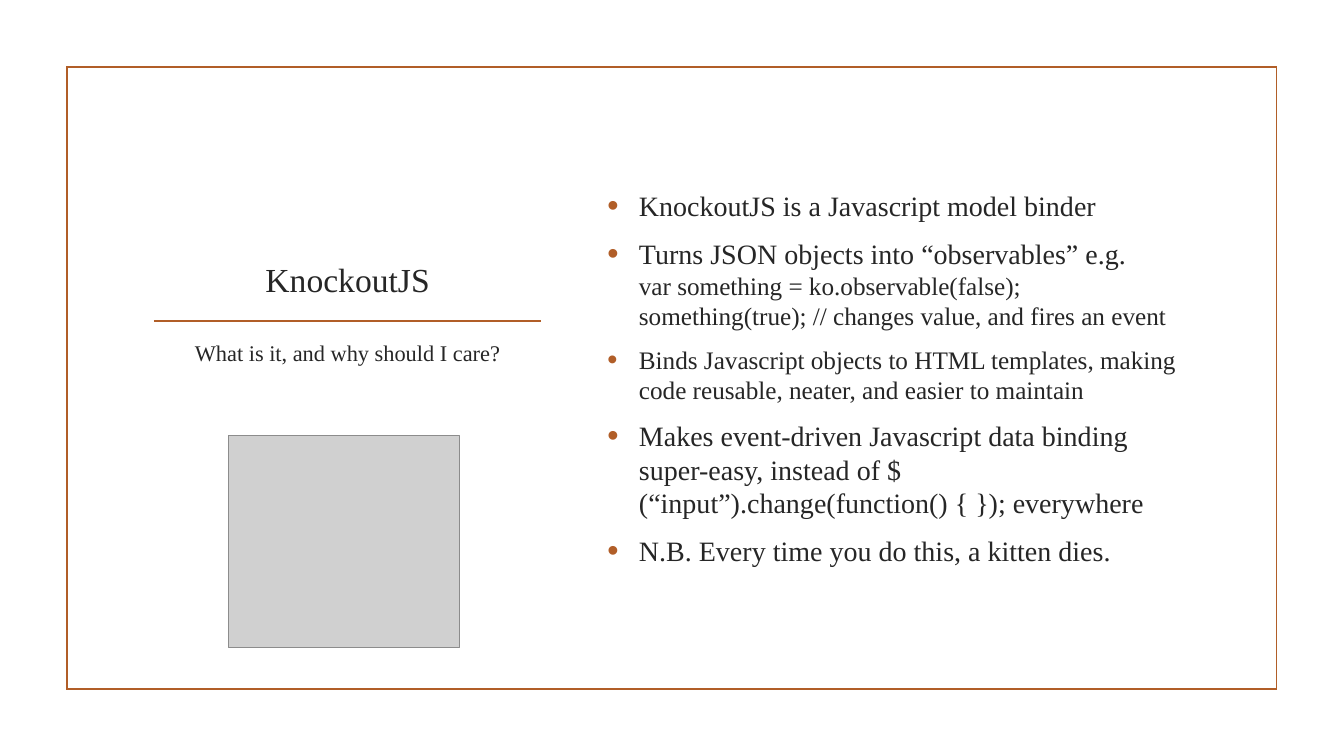
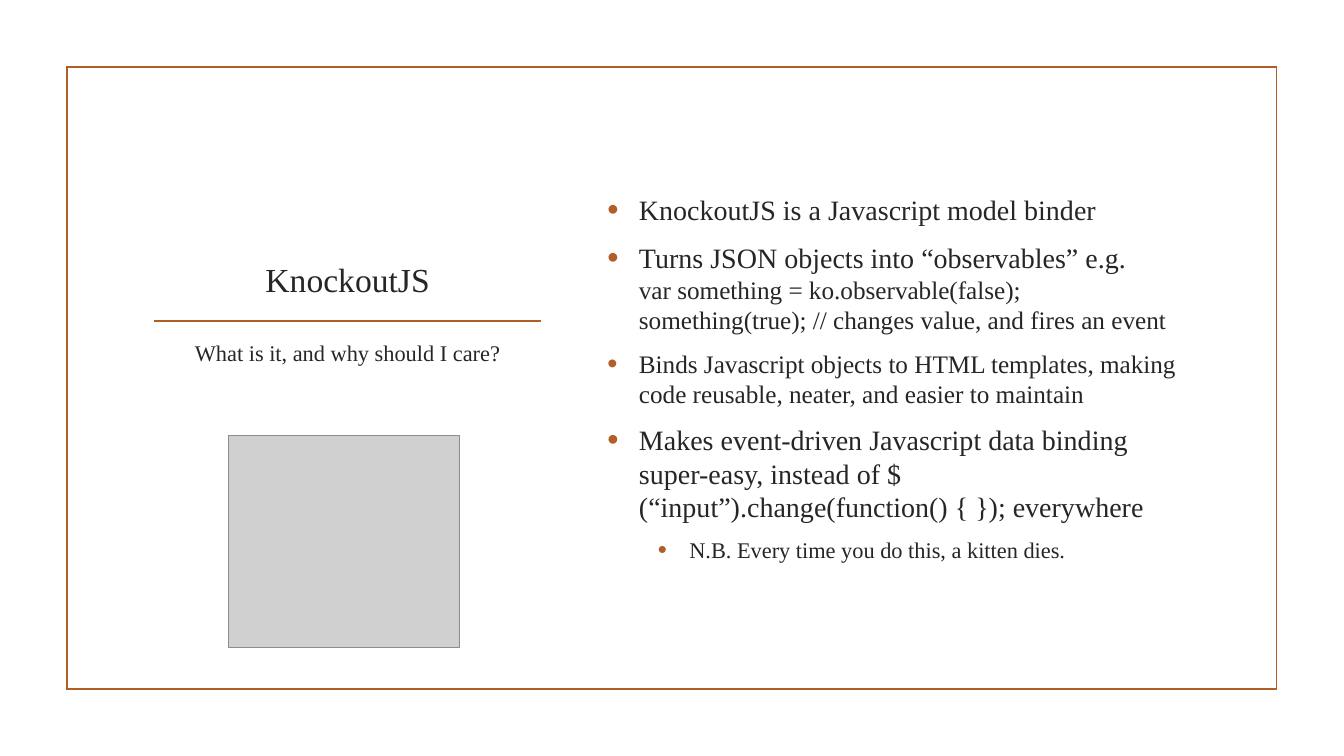
Before and after one commit to benjaminhowarth1/conference-talks, a slide deck: slide 8 of HotTowelSPAWithSEO/Canopy view of SPAs.pptx. Drawn at 1344x756 pixels with LibreOffice and Linux fonts; fonts in the diff are those of the drawing; grey boxes stand for pictures; background and template pictures are left out. Boxes give left, top, right and bottom in pixels: in the first picture for what was removed or moved away, otherwise in the second. Text is boxed around its words. In the diff, an @@ line names an element or a change of style, - is before the commit and + after.

```diff
--- a/HotTowelSPAWithSEO/Canopy view of SPAs.pptx
+++ b/HotTowelSPAWithSEO/Canopy view of SPAs.pptx
@@ text at (x1=689, y1=542, x2=1066, y2=563): size 20 to 16 pt in "N.B. Every time you do this, a ..."; list level 1 to 2 in "N.B. Every time you do ..." @@
```
Also in this commit, not shown: 3 other slides changed, 50 other files.
